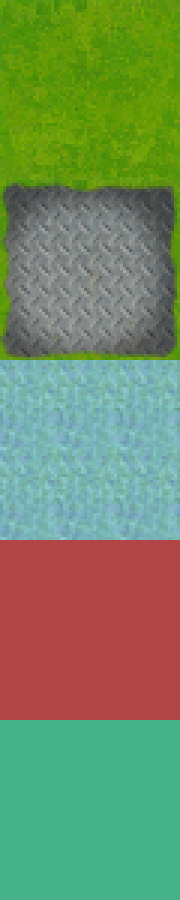
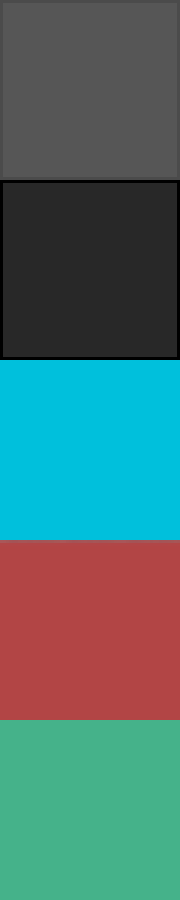
Layered file, before and after one edit (180 × 900). Changes by layer:
added layer "Layer 4" above "Layer 3" over 0, 0, 180, 540
painted on "Layer 3" over 0, 354, 180, 543
